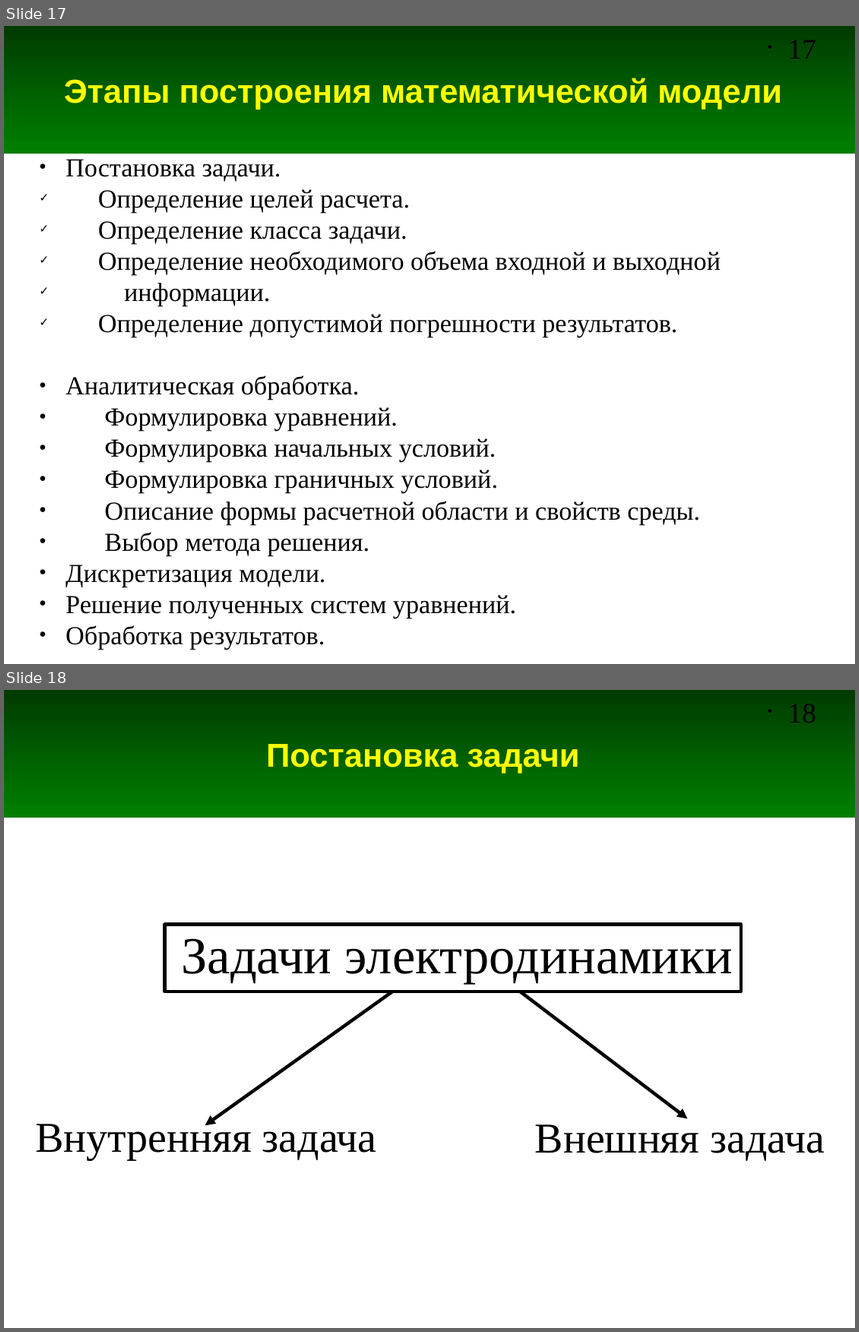
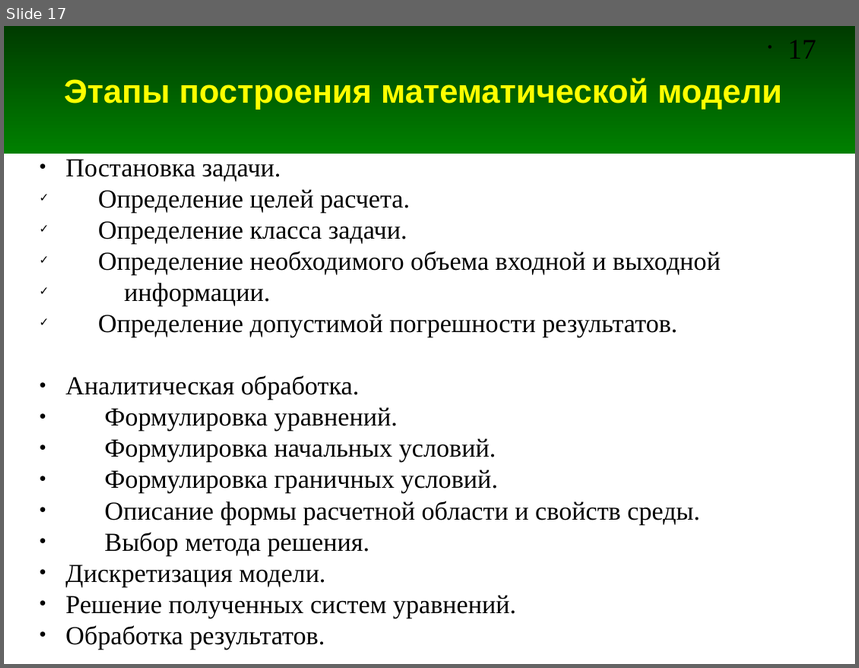
Before and after one commit to andris0147sv/modelling, a slide deck: presentations/1. Problem Statement.odp. Shown one above the other, each under a label of ours: slides 17 and 18 before the commit, slide 17 after it. The pictures are 859x1332 and 859x668 pixels, drawn with LibreOffice and Linux fonts; fonts in the diff are those of the drawing. Boxes give left, top, right and bottom in pixels: in the first picture for what was removed or moved away, otherwise in the second. Text is boxed around its words. In the diff, an @@ line names an element or a change of style, - is before the commit and + after.

```diff
--- a/presentations/1. Problem Statement.odp
+++ b/presentations/1. Problem Statement.odp
@@ slide 18 removed at (4, 690, 855, 1328), background #FFFFFF; not listed: 2 template elements that a slide beside it also shows @@
@@ title removed at (266, 744, 580, 774) @@
-Постановка задачи
@@ rectangle removed at (165, 925, 741, 992) @@
@@ text removed at (182, 939, 733, 984) @@
-Задачи электродинамики
@@ arrow removed from (393, 991) to (205, 1125) @@
@@ arrow removed from (520, 991) to (687, 1119) @@
@@ text removed at (35, 1119, 377, 1160) @@
-Внутренняя задача
@@ text removed at (535, 1125, 825, 1160) @@
-Внешняя задача
```
Also in this commit, not shown: 1 slide added, 1 other slide removed.
